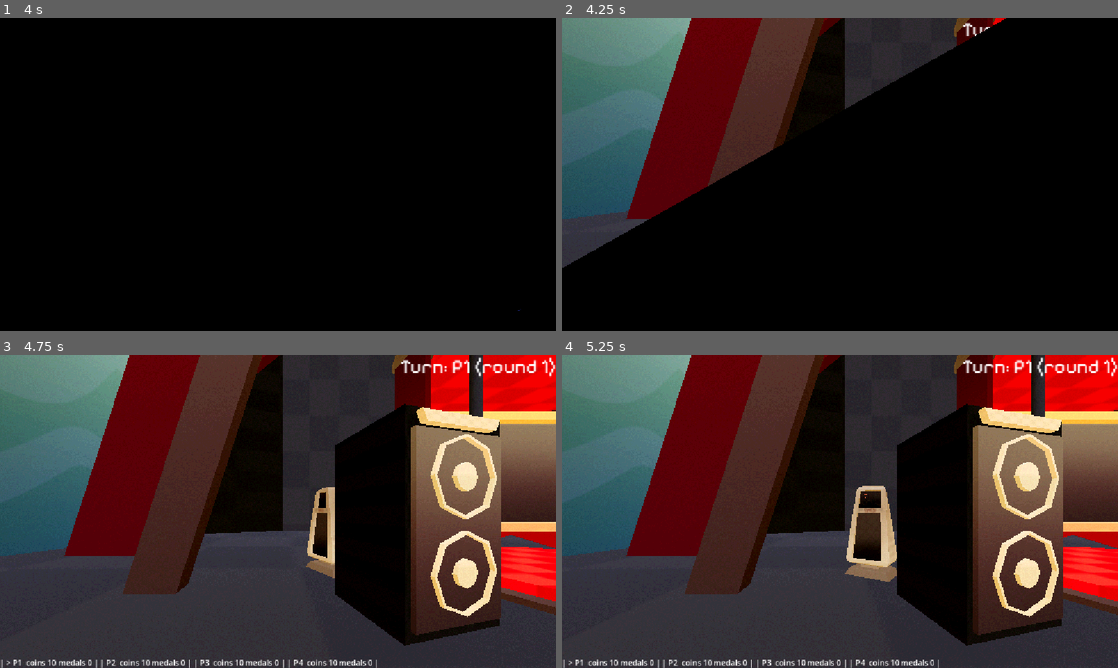
Above: before the commit, frames 1-4 (two rows, left to right).
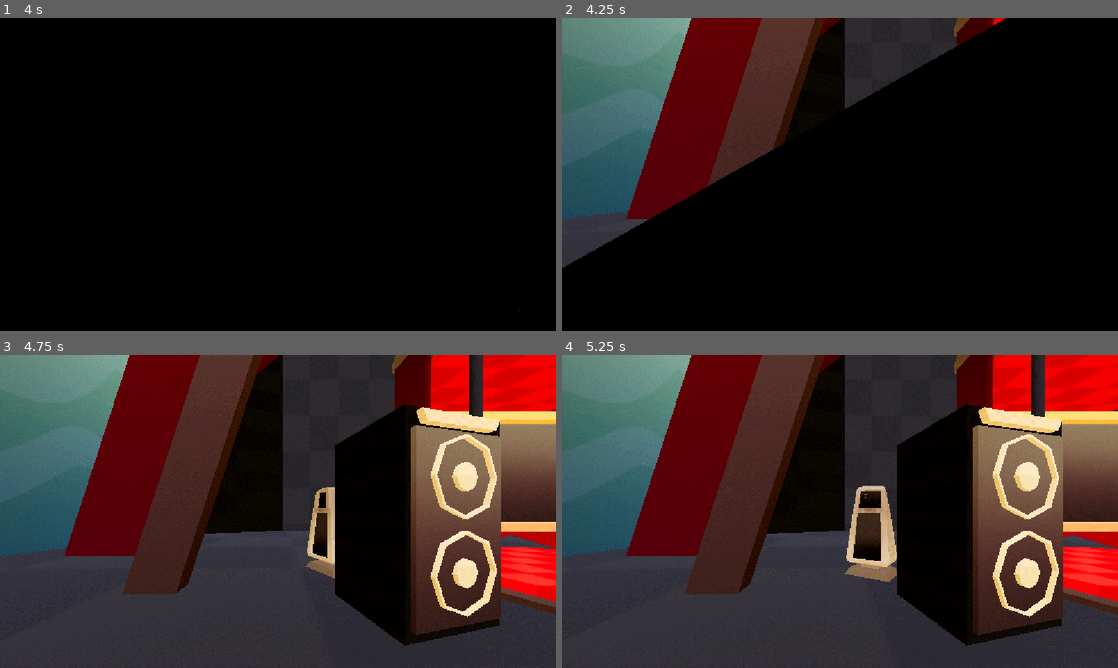
Above: after the commit, the same moments.

Repository: JZxAkuma/Game-Prototype-3
Game: Godot game, scene res://DO NOT TOUCH/Scene/main.tscn
The game is run twice, just before and just after one commit, with the same random seed, the same clock (stepped at 60 frames per second) and the same inputs.
Inputs (mouse positions are in pixels of both pictures, inside the frame that each line leads up to):
- Up to frame 1 (4 s): tap Enter (ui_accept) at 0.5, 0.77, 1.52, 3.77 s; move the mouse to (400, 158) at 0.52 s; hold D (right) 0.53-1.28 s; hold J (a) 0.53-1.28 s; tap K (b) at 0.8, 1.35, 3.8 s; move the mouse to (166, 190) at 1.27 s; hold S (down) 1.28-2 s; tap I (y) at 1.55, 2.85 s; click "Start" at 2 s; tap A (left) at 2.75, 3.5 s; move the mouse to (333, 105) at 2.77 s; hold D (right) 2.78-3.53 s; hold J (a) 2.78-3.53 s; move the mouse to (250, 237) at 3.52 s; hold W (up) from 3.53 s (still down); tap J (a) at 3.6 s
- Up to frame 2 (4.25 s): keep holding W (up)
- Up to frame 3 (4.75 s): move the mouse to (444, 558) at 4.27 s; release W (up) at 4.28 s; hold A (left) from 4.28 s (still down); hold K (b) from 4.28 s (still down); tap Enter (ui_accept) at 4.52 s; tap I (y) at 4.55 s
- Up to frame 4 (5.25 s): keep holding A (left); move the mouse to (673, 464) at 5.02 s; release K (b) at 5.03 s; tap Ctrl (control) at 5.1 s

Frame 1 is identical in both runs. In frame 2, less than 0.1% of the frame differs, in the area x 72-77%, y 1-6%; in frame 3, 1.2%, in the area x 0-100%, y 0-100%; in frame 4, 1.2%.

Commit message:
hide hud when in animation

Diff:
--- a/DO NOT TOUCH/Scene/board.tscn
+++ b/DO NOT TOUCH/Scene/board.tscn
@@ -145,6 +145,18 @@
 "transitions": PackedFloat32Array(1),
 "update": 0,
 "values": [Vector3(159.02277, 20.989372, 30.39455)]
+}
+tracks/10/type = "value"
+tracks/10/imported = false
+tracks/10/enabled = true
+tracks/10/path = NodePath("CanvasLayer/Control:visible")
+tracks/10/interp = 1
+tracks/10/loop_wrap = true
+tracks/10/keys = {
+"times": PackedFloat32Array(0),
+"transitions": PackedFloat32Array(1),
+"update": 1,
+"values": [false]
 }
 
 [sub_resource type="Animation" id="Animation_bw800"]
@@ -405,7 +417,7 @@
 current = true
 
 [node name="Commentator set wide" type="Camera3D" parent="commentator set" unique_id=1671591333]
-transform = Transform3D(0.92637205, 0.057990886, -0.37211758, 0, 0.9880737, 0.15398157, 0.37660915, -0.14264427, 0.9153238, 116.82978, 20.989372, 30.39455)
+transform = Transform3D(0.926372, 0.057990897, -0.37211764, 0, 0.9880737, 0.15398157, 0.3766092, -0.14264427, 0.91532373, 116.82978, 20.989372, 30.39455)
 
 [node name="SpotLight3D" type="SpotLight3D" parent="commentator set" unique_id=836658084]
 transform = Transform3D(1, 0, 0, 0, -4.371139e-08, 1, 0, -1, -4.371139e-08, 141.36893, 10.049157, -9.662783)
@@ -436,6 +448,7 @@
 mouse_filter = 2
 
 [node name="Control" type="Control" parent="CanvasLayer" unique_id=819980644]
+visible = false
 layout_mode = 3
 anchors_preset = 15
 anchor_right = 1.0
--- a/DO NOT TOUCH/Script/board.gd
+++ b/DO NOT TOUCH/Script/board.gd
@@ -293,4 +293,5 @@
 	$"droneshot pivot/intro_camera".current = false
 
 func _show_tokens() -> void:
+	$CanvasLayer/Control.show()
 	tokens_root.show()
Not shown, added: Adha_Assets/Tower_low.fbx.import
Not shown, added: Adha_Assets/Tower_low_SumoTower_BaseColor.png.import
Not shown, added: Adha_Assets/Tower_low_SumoTower_Normal.png.import
Not shown, added: Adha_Assets/Tower_low_SumoTower_Roughness.png.import
